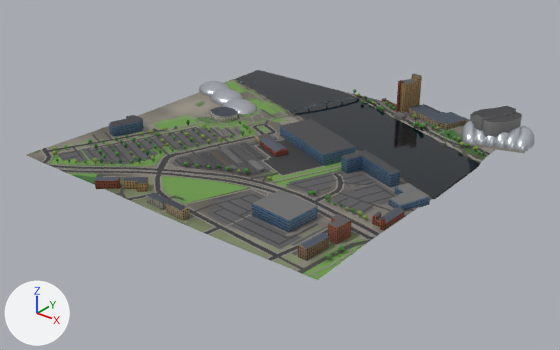
One commit to the glTF model glasgow-subway/data/city/city_4_5.glb: the scene before it, then after it.
One viewpoint serves both versions: a 50 mm lens placed at (-712.0, -1046.0, 452.0), pointed at (-1329.0, -275.0, -26.0). Every picture has the same lights, and +X, +Y and +Z are marked at lower left. The older version comes first. Where no turn or scale is listed for an object, it has been applied to the vertices. Vertices at exactly the same position are counted once.

The first picture shows 'buildings_4_5', 'green_4_5', 'landmarks_science_centre', 'landmarks_sec_armadillo', 'roads_4_5', 'terrain_4_5', 'water_4_5'.
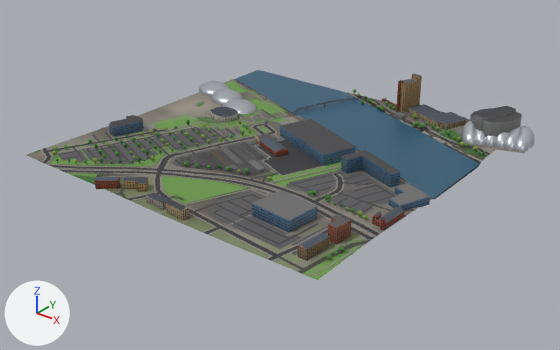
Location of each change, [x1, y1, x2, y2] in pixels of the pictures (560 x 350 px):
'water_4_5', surface changed, recoloured (lighter)
    both: [235, 70, 479, 199]
part 1 of me_roads_4_5, reshaped
    both: [234, 81, 481, 199]

Patch to the scene script:
```diff
--- a/glasgow-subway/data/city/city_4_5.glb.py
+++ b/glasgow-subway/data/city/city_4_5.glb.py
@@ mat_mat_water @@
 n0 = _N.new('ShaderNodeBsdfPrincipled'); n0.name = 'Principled BSDF'
-n0.inputs[2].default_value = 0.08  # 'Roughness'
+n0.inputs[2].default_value = 0.35  # 'Roughness'
 n1 = _N.new('ShaderNodeOutputMaterial'); n1.name = 'Material Output'
@@ mat_mat_water @@
 n2 = _N.new('ShaderNodeMix'); n2.name = 'Mix'
 n2.inputs[0].default_value = 1.0  # 'Factor'
-n2.inputs[7].default_value = (0.0331, 0.0946, 0.133, 1.0)  # 'B', dark cyan #335766
+n2.inputs[7].default_value = (0.787, 0.89, 1.0, 1.0)  # 'B', pale blue #e5f2ff
 n3 = _N.new('ShaderNodeVertexColor'); n3.name = 'Color Attribute'
@@ me_roads_4_5 @@
 # used by ob_roads_4_5; location = (-1350.0, -250.0, 5.1)
-me_roads_4_5.from_pydata(...)  # 6482 vertices, 6977 faces; spans x -250.0..250.0, y -250.0..250.0, z -5.0..5.0
+me_roads_4_5.from_pydata(...)  # 3269 vertices, 3483 faces; spans x -250.0..250.0, y -250.0..250.0, z -5.0..5.0
+# me_roads_4_5 part 1: 211 vertices moved from x -250.0..250.0, y -248.0..246.0, z -4.0..5.0 to x -250.0..250.0, y -250.0..246.0, z -4.0..5.0; 3709 vertices removed from x -250.0..250.0, y -250.0..250.0, z -4.0..5.0; 509 vertices added at x -250.0..250.0, y -250.0..250.0, z -4.0..5.0
+# other edits to the shape of me_roads_4_5 do not show in these pictures
 me_roads_4_5.materials.append(mat_mat_road)
@@ me_water_4_5 @@
 me_water_4_5.from_pydata(...)  # 199 vertices, 268 faces; spans x -250.0..250.0, y -128.0..128.0, z 0.0
 # used by ob_water_4_5; location = (-1350.0, -128.2, 3.0)
+# me_water_4_5 part 2: 268 faces centred in x -248.0..244.0, y -125.0..128.0, z 0.0 are repainted in the vertex colours; the middle colour goes from dark blue #2a4d5c to dark blue #326076
 me_water_4_5.materials.append(mat_mat_water)
```
